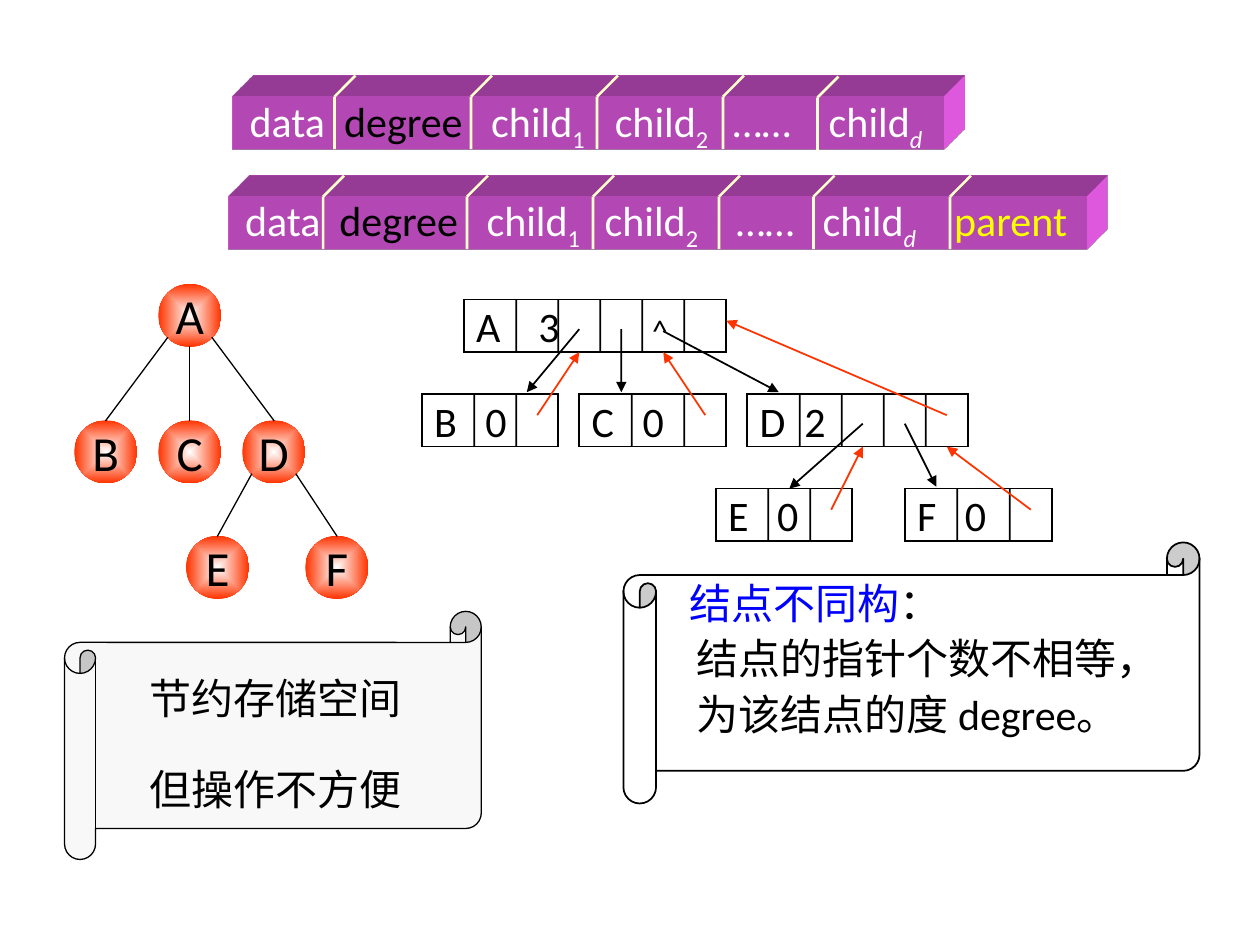
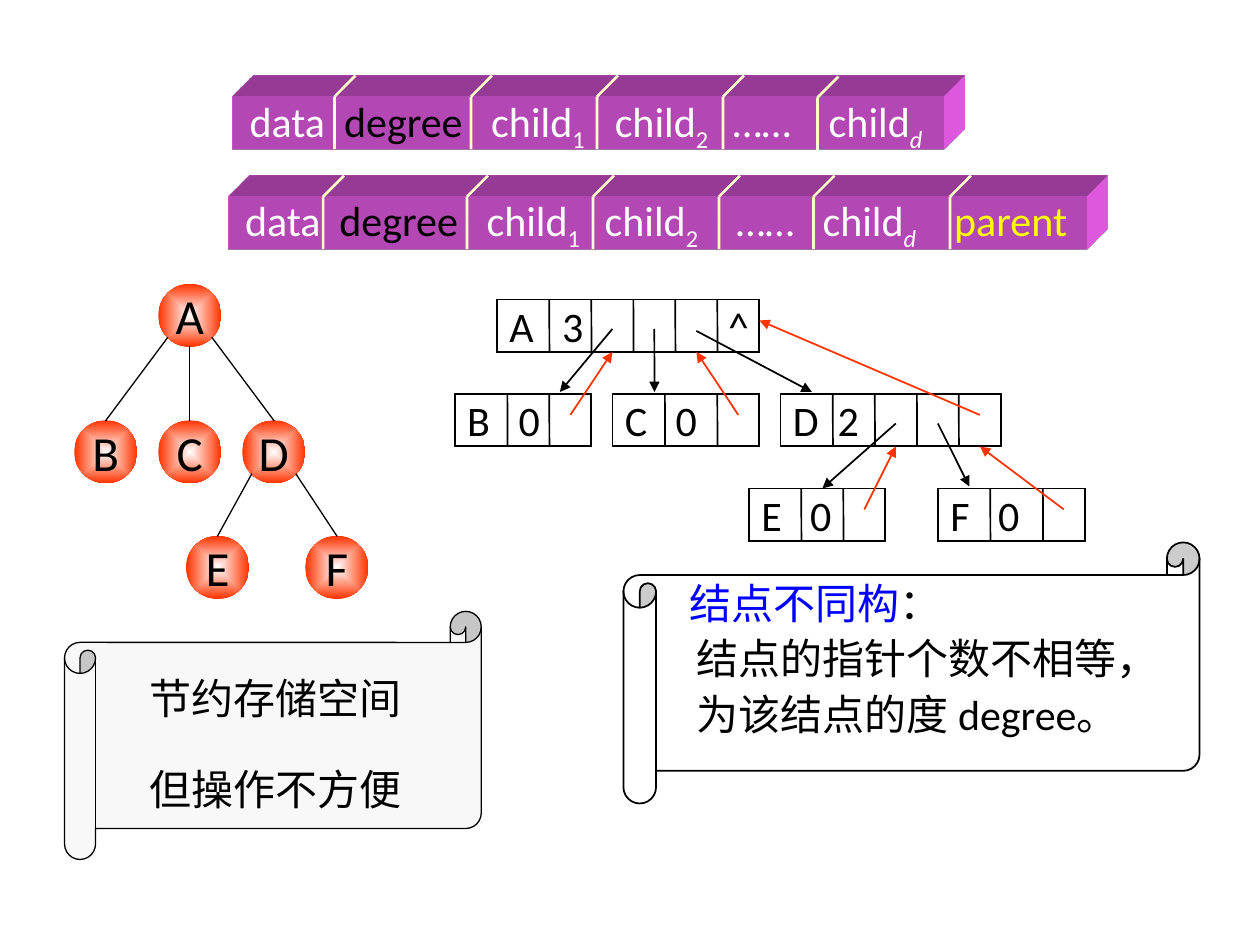
Before and after one commit to Gempittance/Data_Structur_Build, a slide deck: slide 113 of 数据结构PPT/ds6.pptx. Drawn at 1260x945 pixels with LibreOffice and Linux fonts; fonts in the diff are those of the drawing. Boxes give left, top, right and bottom in pixels: in the first picture for what was removed or moved away, otherwise in the second. Text is boxed around its words. In the diff, an @@ line names an element or a change of style, - is before the commit and + after.

```diff
--- a/数据结构PPT/ds6.pptx
+++ b/数据结构PPT/ds6.pptx
@@ rectangle "A 3 ^" at [496,300,759,353]: size 18 to 24 pt in "^" @@
@@ 6 lines, 4 rectangles, 3 arrows: place and size @@
-6 lines, 4 rectangles, 3 arrows at [464,300,1052,542]
+6 lines, 4 rectangles, 3 arrows at [496,300,1085,542]
@@ 11 lines, 7 arrows, 3 rectangles: place and size @@
-11 lines, 7 arrows, 3 rectangles at [412,284,1057,552]
+11 lines, 7 arrows, 3 rectangles at [445,284,1090,552]
```
Also in this commit, not shown: 55 other slides changed.
